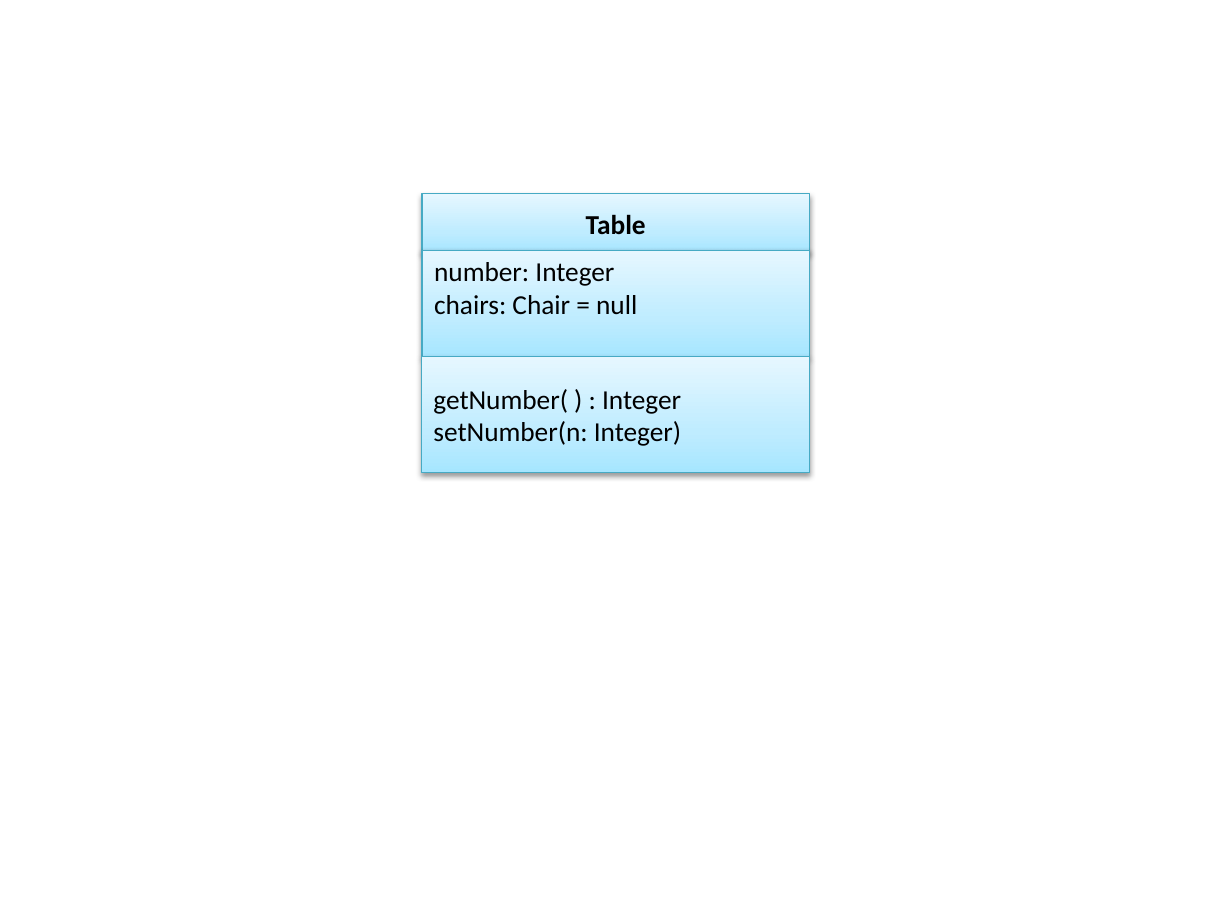
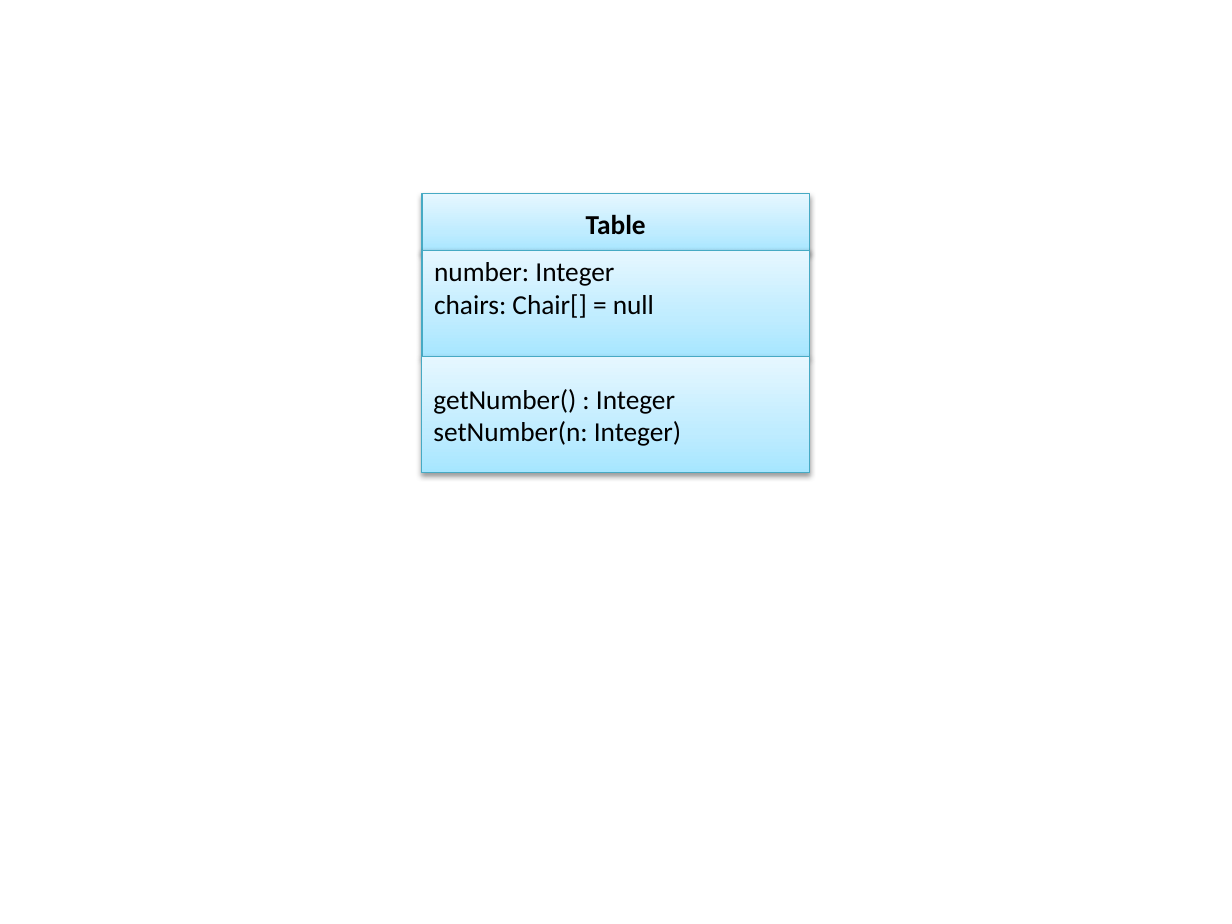
Before and after one commit to se-edu/se-book, a slide deck: slide 1 of diagrams/uml/classDiagrams/classes/operations.pptx. Drawn at 1232x924 pixels with LibreOffice and Linux fonts; fonts in the diff are those of the drawing. Boxes give left, top, right and bottom in pixels: in the first picture for what was removed or moved away, otherwise in the second. Text is boxed around its words. In the diff, an @@ line names an element or a change of style, - is before the commit and + after.

```diff
--- a/diagrams/uml/classDiagrams/classes/operations.pptx
+++ b/diagrams/uml/classDiagrams/classes/operations.pptx
@@ text in rectangle at [434, 294, 654, 318]: text changed @@
-chairs: Chair = null
+chairs: Chair[] = null
@@ text in rectangle at [433, 389, 675, 414]: spaces changed @@
-getNumber( ) : Integer
+getNumber() : Integer
```
Also in this commit, not shown: 4 other files.
